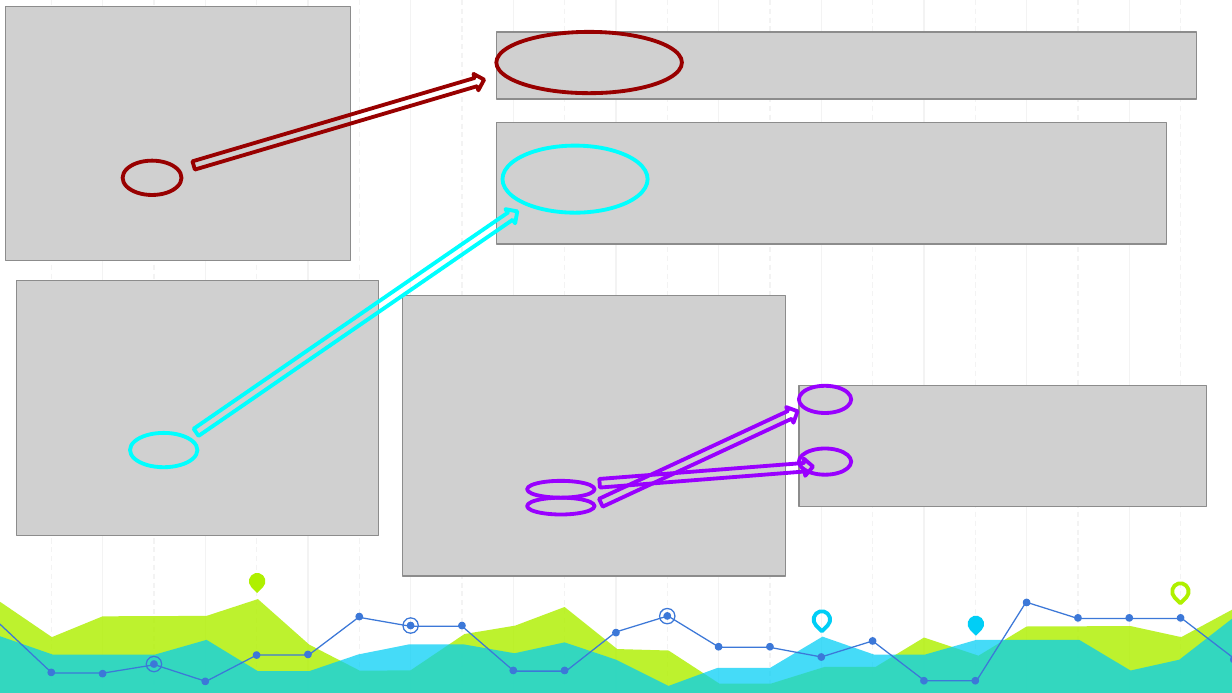
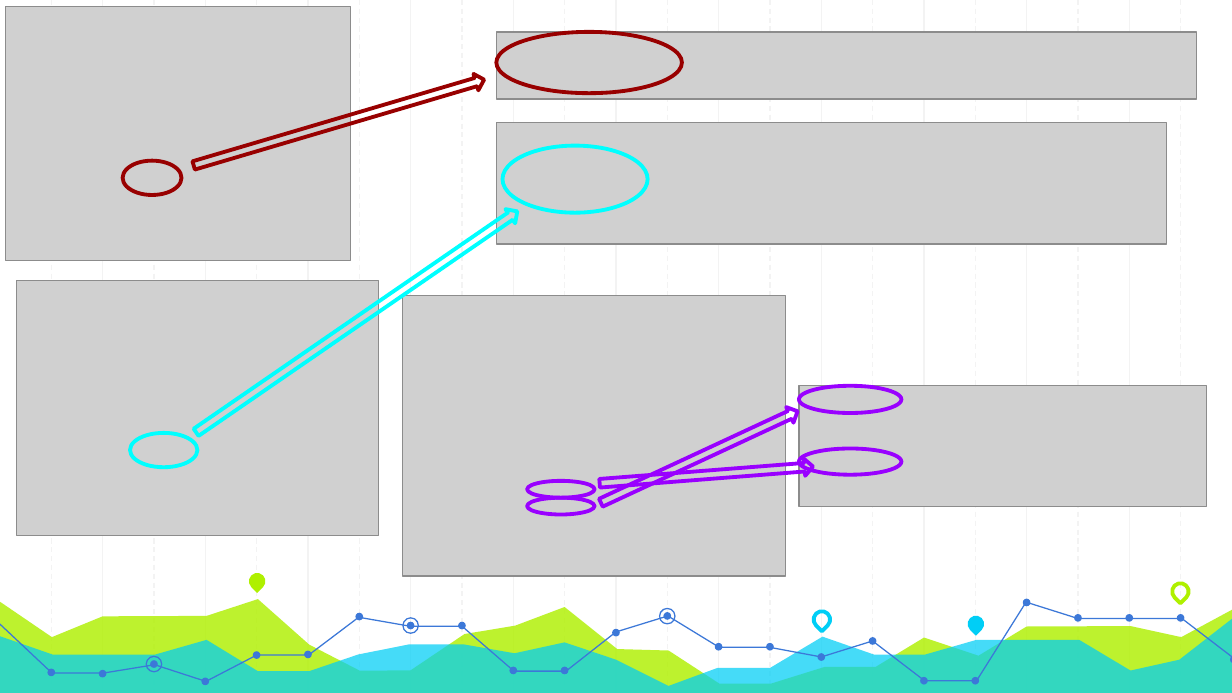
Before and after one commit to awharkrider/CPSC_3320_HACK_A_CAR, a slide deck: slide 21 of Presentation_Files/CPSC 3320_ Hack a Car.pptx. Drawn at 1232x693 pixels with LibreOffice and Linux fonts; fonts in the diff are those of the drawing; grey boxes stand for pictures. Boxes give left, top, right and bottom in pixels: in the first picture for what was removed or moved away, otherwise in the second. Text is boxed around its words. In the diff, an @@ line names an element or a change of style, - is before the commit and + after.

```diff
--- a/Presentation_Files/CPSC 3320_ Hack a Car.pptx
+++ b/Presentation_Files/CPSC 3320_ Hack a Car.pptx
@@ ellipse: place and size @@
-ellipse at bbox=[798, 386, 850, 413]
+ellipse at bbox=[798, 386, 901, 413]
@@ ellipse: place and size @@
-ellipse at bbox=[798, 448, 850, 474]
+ellipse at bbox=[798, 448, 901, 474]
```
Also in this commit, not shown: 1 other slide changed, 1 slide removed.
